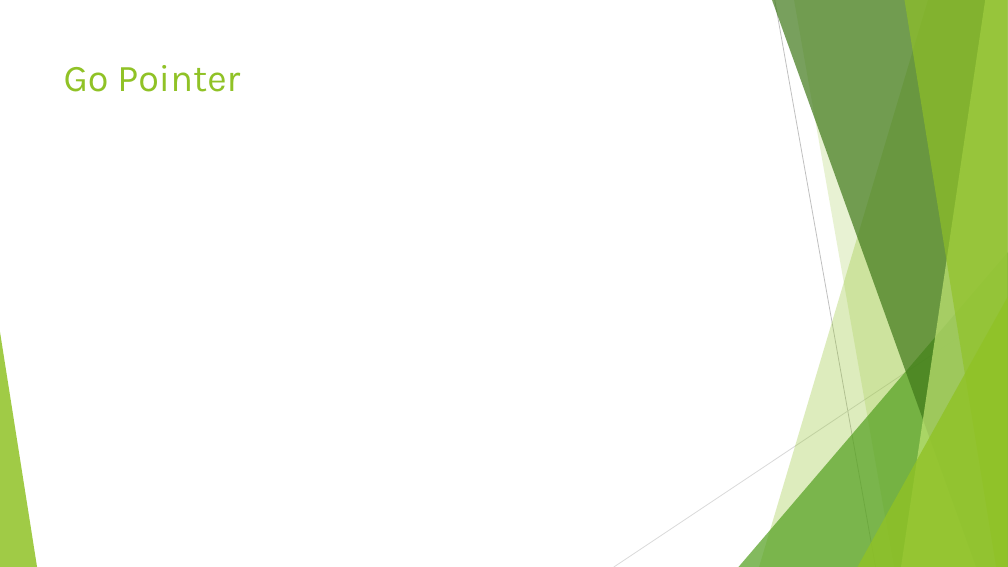
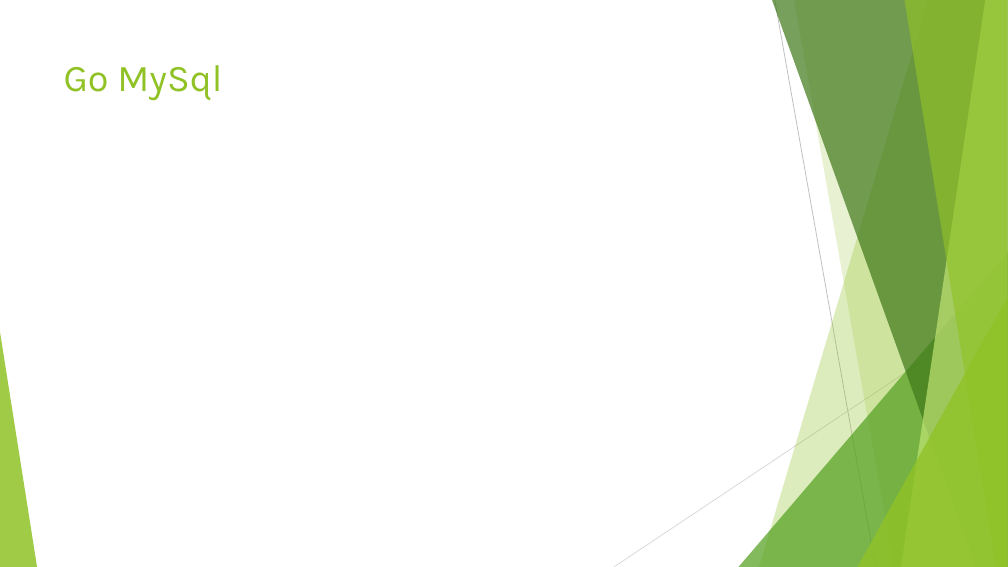
Before and after one commit to vivekdubeydeveloper/goquickstart, a slide deck: slide 36 of goquickstart.pptx (slide 29 before the commit). Drawn at 1008x567 pixels with LibreOffice and Linux fonts; fonts in the diff are those of the drawing. Boxes give left, top, right and bottom in pixels: in the first picture for what was removed or moved away, otherwise in the second. Text is boxed around its words. In the diff, an @@ line names an element or a change of style, - is before the commit and + after.

```diff
--- a/goquickstart.pptx
+++ b/goquickstart.pptx
@@ title at (64, 65, 222, 101): text changed @@
-Go Pointer
+Go MySql
```
Also in this commit, not shown: 3 other slides changed, 2 slides added, 2 other files.
